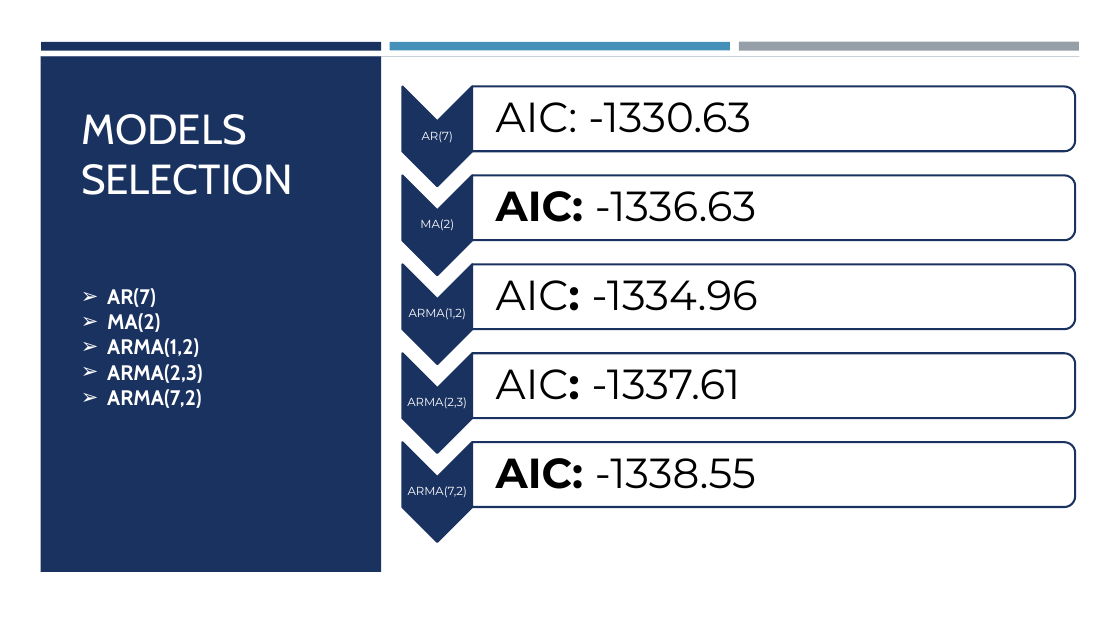
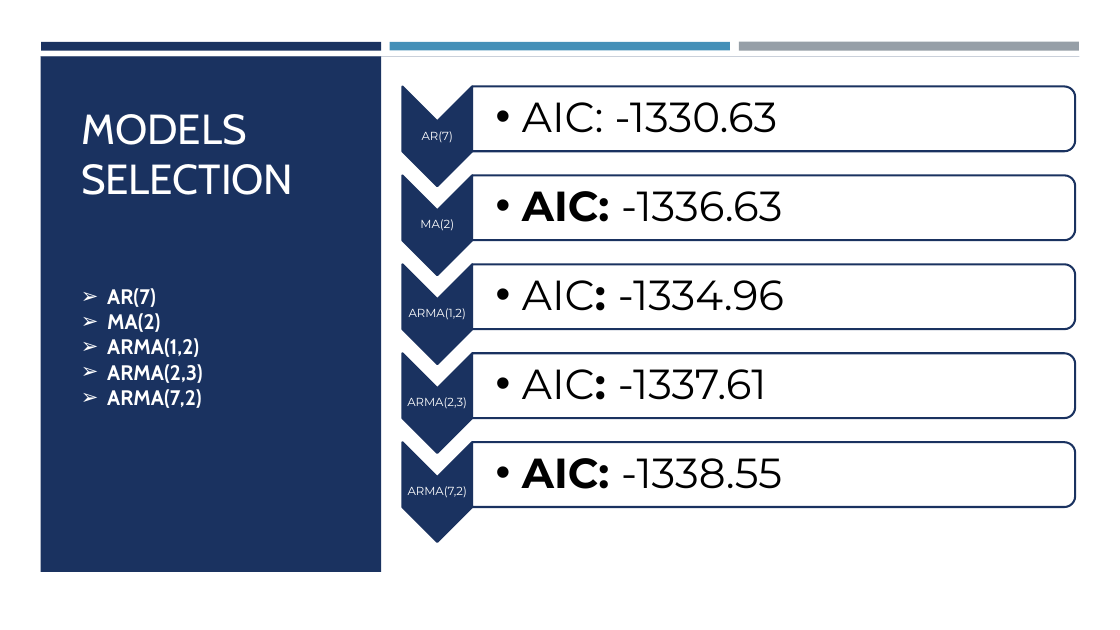
Before and after one commit to milsab/ITMD-527, a slide deck: slide 12 of etc/Presentation_Group174.pptx. Drawn at 1120x630 pixels with LibreOffice and Linux fonts; fonts in the diff are those of the drawing. Boxes give left, top, right and bottom in pixels: in the first picture for what was removed or moved away, otherwise in the second. Text is boxed around its words. In the diff, an @@ line names an element or a change of style, - is before the commit and + after.

```diff
--- a/etc/Presentation_Group174.pptx
+++ b/etc/Presentation_Group174.pptx
@@ bullet none to •• in 5 elements at <box>522,102,778,133</box>, <box>522,191,782,222</box>, <box>522,280,784,311</box>, <box>522,369,767,400</box>, <box>522,458,782,489</box> @@
```
Also in this commit, not shown: 2 other slides changed, 14 other files.
